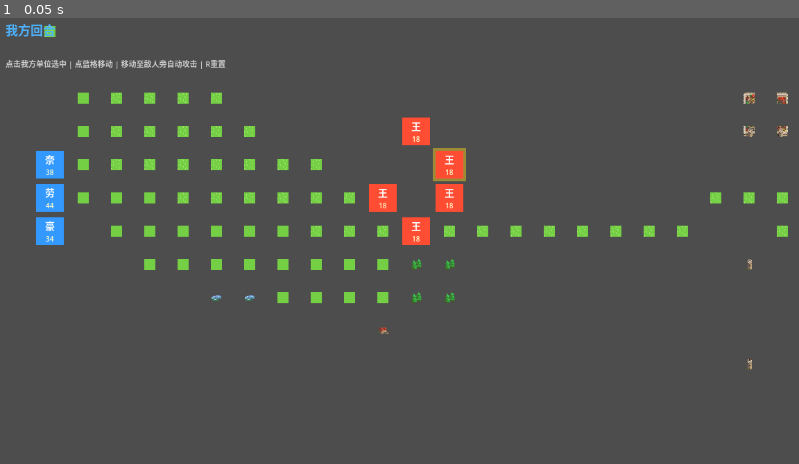
Above: before the commit, frame 1.
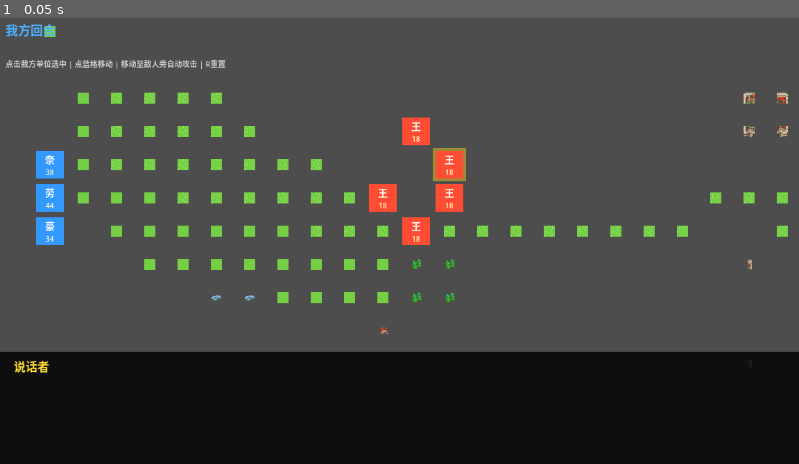
Above: after the commit, the same moment.

Repository: arrui/iron-throne-tactics
Game: Godot game, scene res://scenes/battle/BattleMap.tscn
Same seed, same stepped clock (60 frames per second), same inputs: the game is played once before the commit and once after it.
Inputs:
- Up to frame 1 (0.05 s): no input

The runs differ from the first frame. In frame 1, 25% of the frame differs, in the area x 0-100%, y 74-100%.
Error after the commit: Parse Error: Identifier "visible" not declared in the current scope. (res://scripts/dialogue/DialogueSystem.gd:36)

Commit message:
feat: 实现JSON驱动的对话系统（序章·一）
- 新增 data/dialogues/prologue_1_pre.json：战前对话（4行）
- 新增 data/dialogues/prologue_1_post.json：战后对话（5行）
- 新增 scripts/dialogue/DialogueSystem.gd：
  - 读取JSON对话文件，逐字显示（每字0.05秒）
  - 支持点击/Space/Enter推进（未完成则跳过动画）
  - ▶提示图标闪烁动画
  - dialogue_finished 信号通知外部流程
- 新增 scenes/dialogue/DialogueBox.tscn：
  - CanvasLayer覆盖层（layer=10）
  - 黑色半透明底栏（屏幕下方1/4）
  - 角色名（黄色）+ 对话文本 + ▶闪烁图标
- 修改 scripts/battle/BattleBootstrap.gd：
  - _ready() 中 await 战前对话完成后再允许操作
  - 监听 battle_won 信号，隐藏结算面板
  - await 战后对话完成后重新显示结算面板

Diff:
--- /dev/null
+++ b/game/冰与火/data/dialogues/prologue_1_post.json
@@ -0,0 +1,10 @@
+{
+  "id": "prologue_1_post",
+  "lines": [
+    {"speaker": "劳勃", "text": "第一仗。", "next": 1},
+    {"speaker": "奈德", "text": "嗯。", "next": 2},
+    {"speaker": "劳勃", "text": "你在想他们。", "next": 3},
+    {"speaker": "奈德", "text": "一直都在想。", "next": 4},
+    {"speaker": "劳勃", "text": "我也是。走吧，还有很多仗要打。", "next": -1}
+  ]
+}
--- /dev/null
+++ b/game/冰与火/data/dialogues/prologue_1_pre.json
@@ -0,0 +1,9 @@
+{
+  "id": "prologue_1_pre",
+  "lines": [
+    {"speaker": "劳勃", "text": "他们欠我们一条命。", "next": 1},
+    {"speaker": "奈德", "text": "不止一条。", "next": 2},
+    {"speaker": "劳勃", "text": "打完这仗，我要亲手把那个疯子从王座上拉下来。", "next": 3},
+    {"speaker": "奈德", "text": "……", "next": -1}
+  ]
+}
--- /dev/null
+++ b/game/冰与火/scenes/dialogue/DialogueBox.tscn
@@ -0,0 +1,67 @@
+[gd_scene format=4 uid="uid://dialogue_box_001"]
+
+[ext_resource type="Script" path="res://scripts/dialogue/DialogueSystem.gd" id="1"]
+
+[node name="DialogueBox" type="CanvasLayer"]
+layer = 10
+
+[node name="DialogueSystem" type="Node" parent="." groups=["dialogue"]]
+script = ExtResource("1")
+visible = false
+
+[node name="Background" type="ColorRect" parent="DialogueSystem"]
+anchors_preset = -1
+anchor_top = 0.75
+anchor_right = 1.0
+anchor_bottom = 1.0
+grow_horizontal = 2
+grow_vertical = 0
+color = Color(0, 0, 0, 0.82)
+
+[node name="SpeakerLabel" type="Label" parent="DialogueSystem"]
+anchors_preset = -1
+anchor_top = 0.75
+anchor_right = 0.4
+anchor_bottom = 0.84
+grow_horizontal = 2
+grow_vertical = 0
+offset_left = 20.0
+offset_top = 8.0
+offset_right = -20.0
+offset_bottom = -4.0
+theme_override_colors/font_color = Color(1.0, 0.85, 0.2, 1.0)
+theme_override_font_sizes/font_size = 17
+text = "说话者"
+
+[node name="TextLabel" type="Label" parent="DialogueSystem"]
+anchors_preset = -1
+anchor_top = 0.84
+anchor_right = 1.0
+anchor_bottom = 1.0
+grow_horizontal = 2
+grow_vertical = 0
+offset_left = 20.0
+offset_top = 0.0
+offset_right = -50.0
+offset_bottom = -12.0
+theme_override_colors/font_color = Color(0.95, 0.95, 0.95, 1.0)
+theme_override_font_sizes/font_size = 15
+autowrap_mode = 3
+text = ""
+
+[node name="PromptIcon" type="Label" parent="DialogueSystem"]
+visible = false
+anchors_preset = -1
+anchor_left = 1.0
+anchor_top = 1.0
+anchor_right = 1.0
+anchor_bottom = 1.0
+grow_horizontal = 0
+grow_vertical = 0
+offset_left = -44.0
+offset_top = -32.0
+offset_right = -12.0
+offset_bottom = -8.0
+theme_override_colors/font_color = Color(1.0, 1.0, 0.5, 1.0)
+theme_override_font_sizes/font_size = 18
+text = "▶"
--- a/game/冰与火/scripts/battle/BattleBootstrap.gd
+++ b/game/冰与火/scripts/battle/BattleBootstrap.gd
@@ -1,15 +1,64 @@
 # BattleBootstrap.gd
 # 序章·一《风暴地》初始化：从JSON加载单位，按位置摆放
+# 战斗前后播放对话，通过 dialogue_finished 信号衔接流程
 extends "res://scripts/battle/BattleMap.gd"
 
-const UNIT_SCENE := preload("res://scenes/battle/Unit.tscn")
-const DATA_PATH  := "res://data/units/"
+const UNIT_SCENE        := preload("res://scenes/battle/Unit.tscn")
+const DIALOGUE_BOX_SCENE := preload("res://scenes/dialogue/DialogueBox.tscn")
+const DATA_PATH         := "res://data/units/"
+const PRE_DIALOGUE_PATH  := "res://data/dialogues/prologue_1_pre.json"
+const POST_DIALOGUE_PATH := "res://data/dialogues/prologue_1_post.json"
+
+var _dialogue_box: CanvasLayer  = null
+var _dialogue_sys: DialogueSystem = null
 
 func _ready() -> void:
 	super._ready()
 	_spawn_player_units()
 	_spawn_enemy_units()
 	queue_redraw()
+
+	# 战斗开始前播放序章对话，等待完成后方可操作
+	await _play_dialogue(PRE_DIALOGUE_PATH)
+
+	# 监听胜利信号，胜利后播放战后对话再显示结算
+	battle_won.connect(_on_battle_won_for_dialogue, CONNECT_ONE_SHOT)
+
+# ── 对话播放 ──────────────────────────────────────────────
+
+## 实例化或复用 DialogueBox，播放指定路径的对话，等待结束
+func _play_dialogue(path: String) -> void:
+	# 第一次调用时实例化场景
+	if _dialogue_box == null:
+		_dialogue_box = DIALOGUE_BOX_SCENE.instantiate() as CanvasLayer
+		add_child(_dialogue_box)
+		_dialogue_sys = _dialogue_box.get_node("DialogueSystem") as DialogueSystem
+
+	# 禁用战斗输入，防止对话期间误操作
+	set_process_input(false)
+
+	_dialogue_sys.play(path)
+	await _dialogue_sys.dialogue_finished
+
+	# 恢复战斗输入
+	set_process_input(true)
+
+# ── 胜利后对话 ────────────────────────────────────────────
+
+func _on_battle_won_for_dialogue() -> void:
+	# 隐藏结算面板，等对话结束后再显示
+	if _result_panel != null:
+		_result_panel.visible = false
+
+	await _play_dialogue(POST_DIALOGUE_PATH)
+
+	# 对话结束，重新显示结算面板
+	if _result_panel != null:
+		var vs: Vector2 = get_viewport().get_visible_rect().size
+		_result_panel.position = Vector2(vs.x * 0.5 - 160, vs.y * 0.5 - 80)
+		_result_panel.visible  = true
+
+# ── 单位生成 ──────────────────────────────────────────────
 
 func _spawn_player_units() -> void:
 	_make_unit("ned_stark.json",        0, Vector2i(1, 4))
--- /dev/null
+++ b/game/冰与火/scripts/dialogue/DialogueSystem.gd
@@ -0,0 +1,144 @@
+# DialogueSystem.gd
+# 对话系统：读取JSON文件，逐行显示对话
+# 支持点击/空格/Enter推进；对话结束后发出 dialogue_finished 信号
+class_name DialogueSystem
+extends Node
+
+signal dialogue_finished
+
+# 每个字符显示间隔（秒）
+const CHAR_DELAY := 0.05
+
+# 节点引用（由 DialogueBox 场景提供）
+@onready var _speaker_label: Label = $SpeakerLabel
+@onready var _text_label:    Label = $TextLabel
+@onready var _prompt_icon:   Label = $PromptIcon
+
+var _lines:        Array    = []
+var _current_idx:  int      = 0
+var _full_text:    String   = ""
+var _is_typing:    bool     = false
+var _tween:        Tween    = null
+var _active:       bool     = false
+
+# ── 公开接口 ──────────────────────────────────────────────
+
+## 加载并播放指定对话文件（res:// 路径）
+func play(dialogue_path: String) -> void:
+	var data := _load_json(dialogue_path)
+	if data.is_empty():
+		dialogue_finished.emit()
+		return
+
+	_lines       = data.get("lines", [])
+	_current_idx = 0
+	_active      = true
+	visible      = true
+	_prompt_icon.visible = false
+	_show_line(_current_idx)
+
+# ── 内部逻辑 ──────────────────────────────────────────────
+
+func _load_json(path: String) -> Dictionary:
+	var file := FileAccess.open(path, FileAccess.READ)
+	if file == null:
+		push_error("DialogueSystem: 找不到文件 " + path)
+		return {}
+	var parser := JSON.new()
+	if parser.parse(file.get_as_text()) != OK:
+		push_error("DialogueSystem: JSON解析失败 " + path)
+		file.close()
+		return {}
+	file.close()
+	var result = parser.data
+	if result is Dictionary:
+		return result
+	return {}
+
+func _show_line(idx: int) -> void:
+	if idx < 0 or idx >= _lines.size():
+		_finish()
+		return
+
+	var line: Dictionary = _lines[idx]
+	_speaker_label.text = line.get("speaker", "")
+	_full_text          = line.get("text", "")
+	_text_label.text    = ""
+	_prompt_icon.visible = false
+	_type_text(_full_text)
+
+## 逐字显示效果（使用 Tween 按字符数量步进）
+func _type_text(text: String) -> void:
+	_is_typing = true
+
+	# 终止之前可能残留的 Tween
+	if _tween != null and _tween.is_valid():
+		_tween.kill()
+
+	_tween = create_tween()
+	var char_count := text.length()
+
+	for i in range(char_count):
+		var partial := text.substr(0, i + 1)
+		_tween.tween_callback(func() -> void:
+			_text_label.text = partial
+		).set_delay(CHAR_DELAY)
+
+	_tween.tween_callback(_on_typing_finished)
+
+func _on_typing_finished() -> void:
+	_is_typing = false
+	_prompt_icon.visible = true
+	_start_prompt_blink()
+
+## ▶ 图标闪烁（循环 Tween）
+func _start_prompt_blink() -> void:
+	var blink := create_tween().set_loops()
+	blink.tween_property(_prompt_icon, "modulate:a", 0.0, 0.5)
+	blink.tween_property(_prompt_icon, "modulate:a", 1.0, 0.5)
+
+## 立即显示完整文本（跳过逐字动画）
+func _skip_typing() -> void:
+	if _tween != null and _tween.is_valid():
+		_tween.kill()
+	_text_label.text = _full_text
+	_is_typing       = false
+	_prompt_icon.visible = true
+
+func _advance() -> void:
+	if not _active:
+		return
+	if _is_typing:
+		_skip_typing()
+		return
+	# 已显示完，进入下一行
+	var next_idx: int = _lines[_current_idx].get("next", -1)
+	if next_idx == -1:
+		_finish()
+	else:
+		_current_idx = next_idx
+		_show_line(_current_idx)
+
+func _finish() -> void:
+	_active = false
+	if _tween != null and _tween.is_valid():
+		_tween.kill()
+	visible = false
+	dialogue_finished.emit()
+
+# ── 输入处理 ──────────────────────────────────────────────
+
+func _input(event: InputEvent) -> void:
+	if not _active:
+		return
+	var advance_triggered := false
+	if event is InputEventMouseButton:
+		if event.pressed and event.button_index == MOUSE_BUTTON_LEFT:
+			advance_triggered = true
+	elif event is InputEventKey:
+		if event.pressed and not event.echo:
+			if event.keycode == KEY_SPACE or event.keycode == KEY_ENTER:
+				advance_triggered = true
+	if advance_triggered:
+		get_viewport().set_input_as_handled()
+		_advance()
